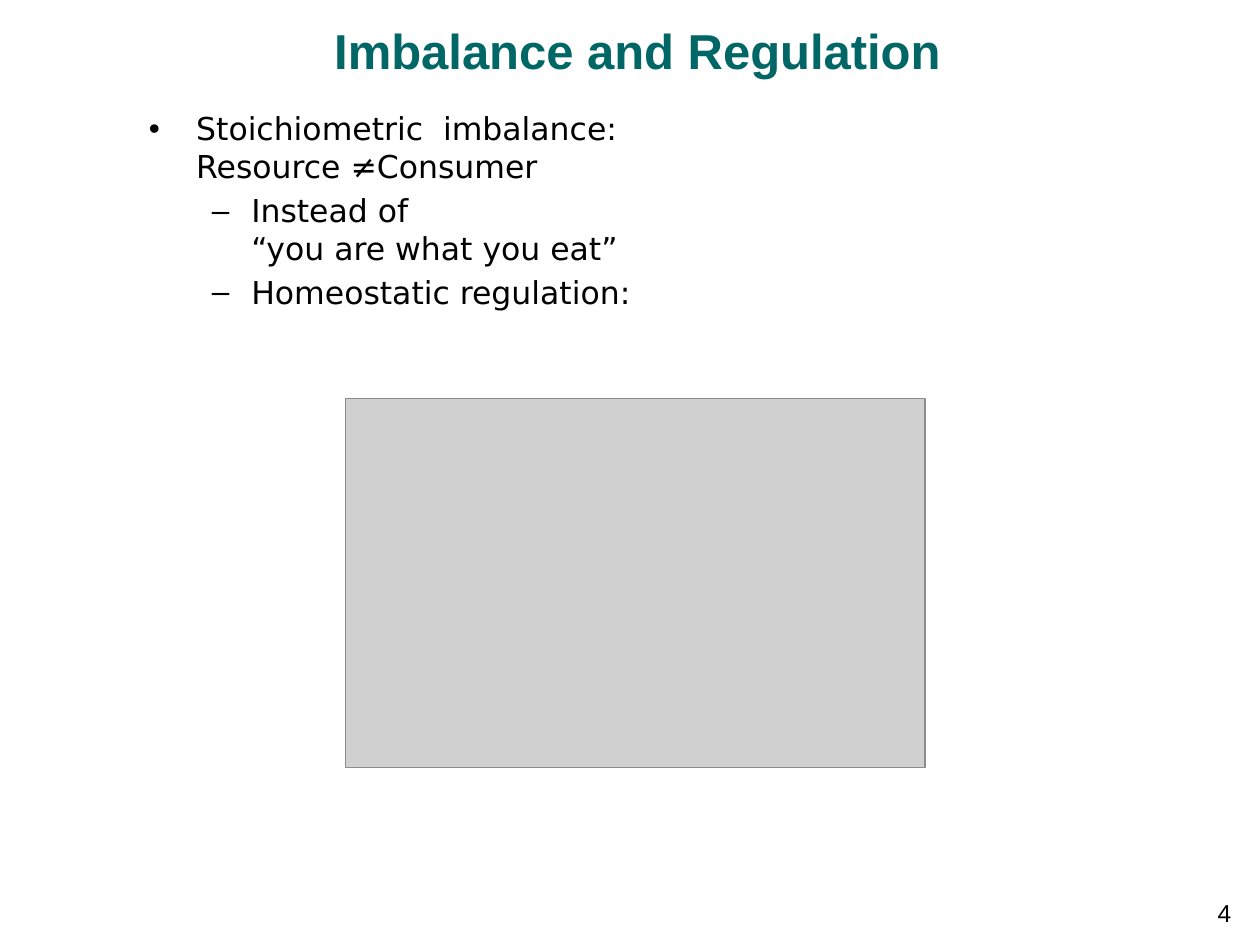
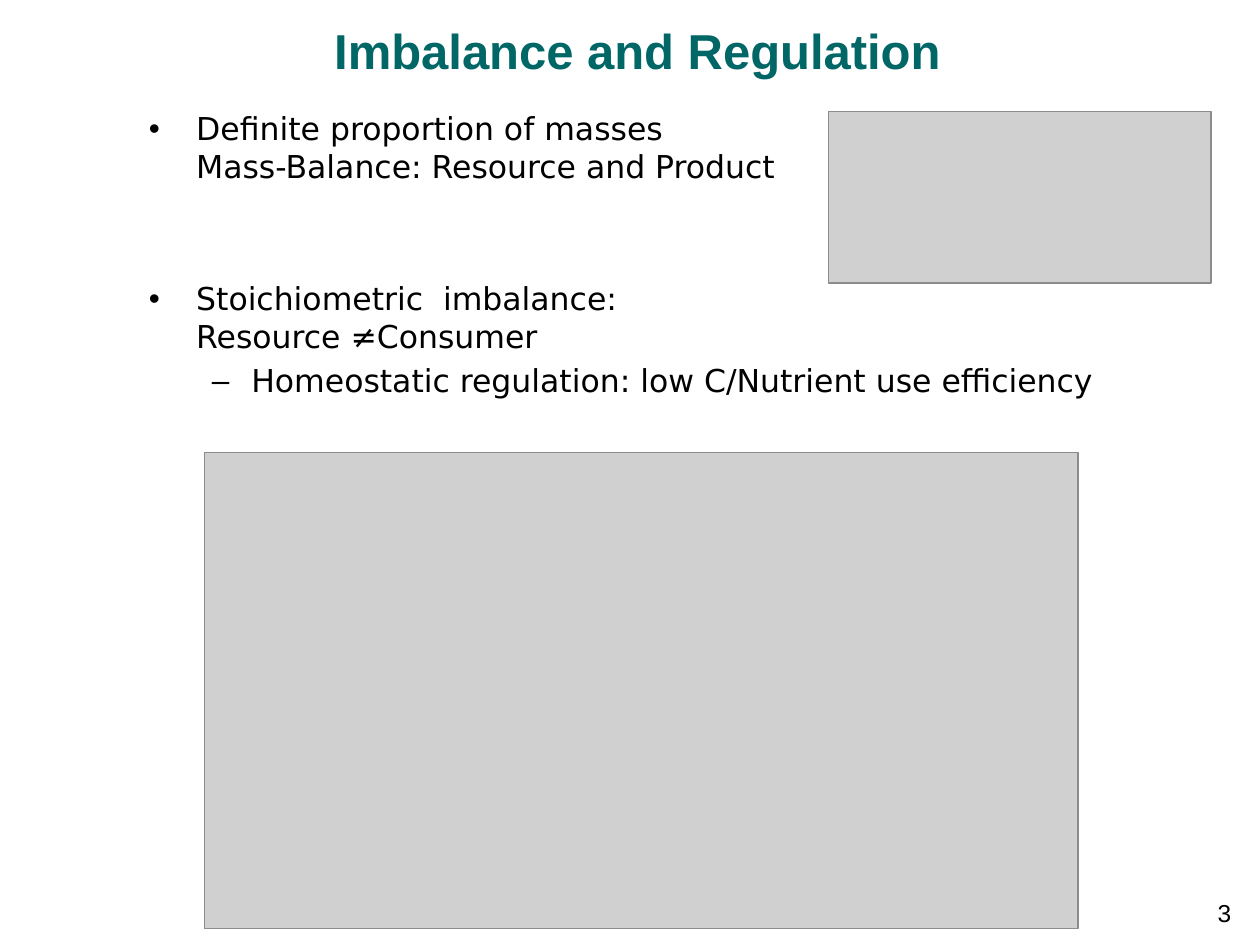
Before and after one commit to bgctw/sesam, a slide deck: slide 3 of inst/egu14/wutzler1404_vienna_stoichiometry.pptx (slide 4 before the commit). Drawn at 1260x945 pixels with LibreOffice and Linux fonts; fonts in the diff are those of the drawing; grey boxes stand for pictures; background and template pictures are left out. Boxes give left, top, right and bottom in pixels: in the first picture for what was removed or moved away, otherwise in the second. Text is boxed around its words. In the diff, an @@ line names an element or a change of style, - is before the commit and + after.

```diff
--- a/inst/egu14/wutzler1404_vienna_stoichiometry.pptx
+++ b/inst/egu14/wutzler1404_vienna_stoichiometry.pptx
@@ text at (x1=196, y1=116, x2=775, y2=179): paragraph added @@
+• Definite proportion of masses
+  Mass-Balance: Resource and Product
@@ picture added at (x1=828, y1=112, x2=1211, y2=284) @@
@@ text at (x1=251, y1=368, x2=1093, y2=399): text changed @@
-  – Instead of
-    “you are what you eat”
-  – Homeostatic regulation:
+  – Homeostatic regulation: low C/Nutrient use efficiency
@@ picture resized from (x1=345, y1=398, x2=925, y2=767) to (x1=204, y1=452, x2=1077, y2=929) @@
@@ page number at (x1=1218, y1=905, x2=1232, y2=923): text changed @@
-4
+3
```
Also in this commit, not shown: 8 other slides changed, 3 slides added, 3 slides removed, 11 other files.
